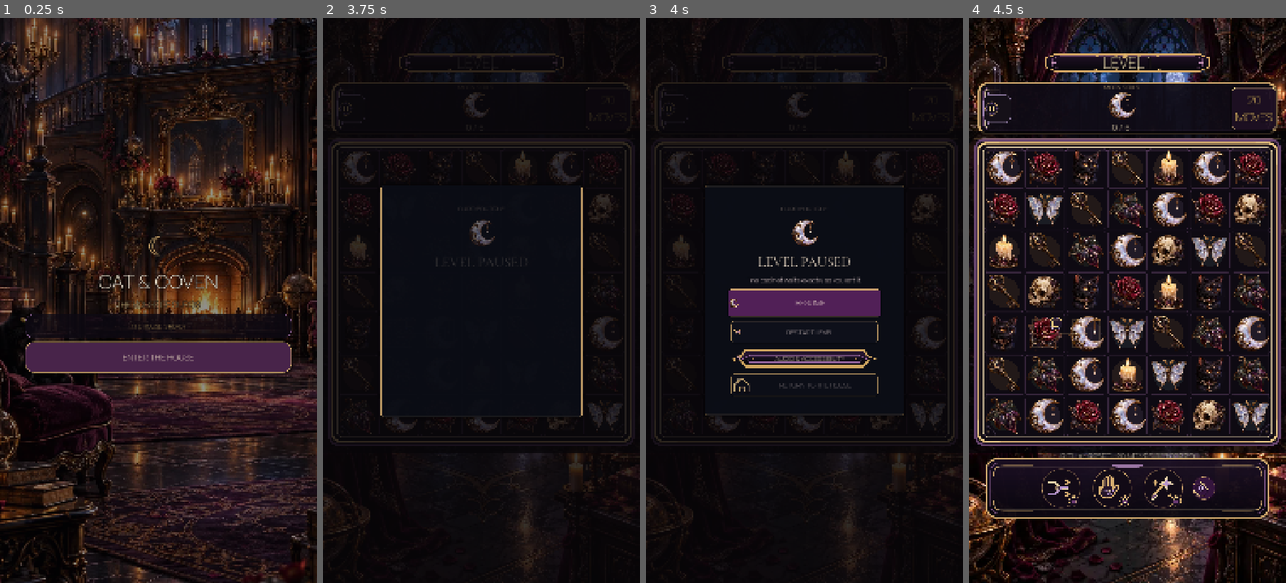
Above: before the commit, frames 1-4 (left to right).
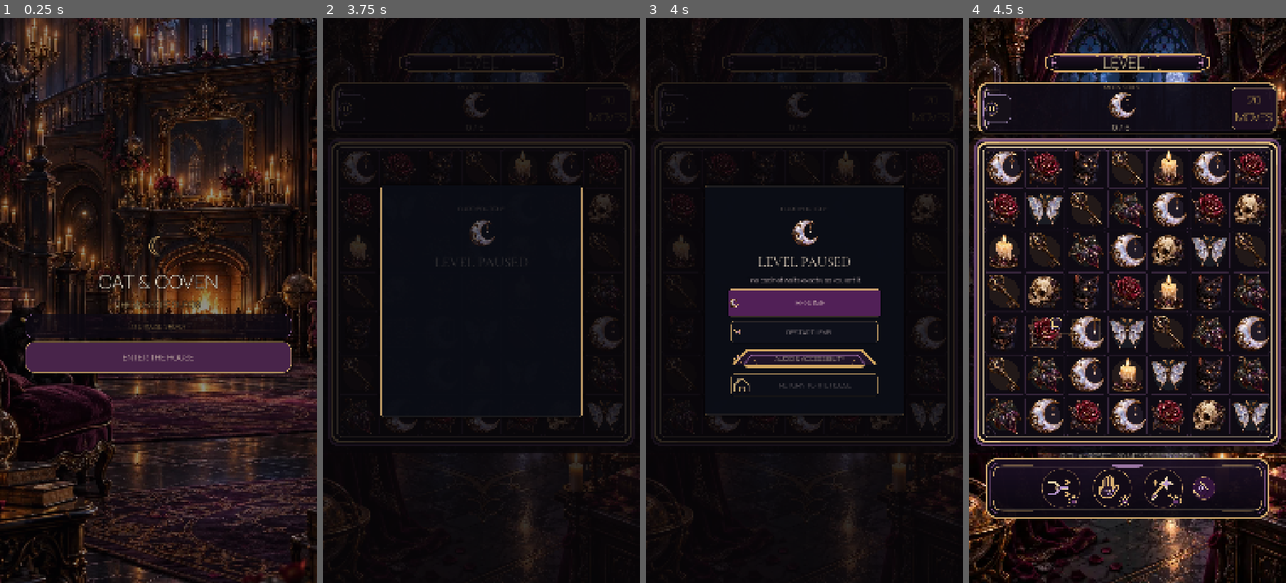
Above: after the commit, the same moments.

Repository: Jay-prodesign/akilta-match3
Game: Godot game, scene res://src/app/app_bootstrap.tscn
Two runs of this game, one before a commit and one after it. Both use one fixed random seed, a clock stepped at 60 frames per second and the inputs below.
Inputs (mouse positions are in pixels of both pictures, inside the frame that each line leads up to):
- Up to frame 1 (0.25 s): no input
- Up to frame 2 (3.75 s): click "ENTER THE HOUSE" at 0.5 s; click "PLAY LEVEL 1" at 1.25 s; click "1" at 2 s; click "PLAY" at 2.75 s; click (351, 108) at 3.5 s
- Up to frame 3 (4 s): no input
- Up to frame 4 (4.5 s): click "RESTART LEVEL" at 4.25 s

Frames 1-2 are identical in both runs. In frame 3, 0.3% of the frame differs, in the area x 27-73%, y 58-62%; in frame 4, nothing differs.

Commit message:
Use preserved ornamental margins for gameplay modal and action chrome

Diff:
--- a/src/ui/theme/production_chrome.gd
+++ b/src/ui/theme/production_chrome.gd
@@ -9,6 +9,7 @@
 const GAMEPLAY_FRAME_PATH := "res://assets/board/gbl_board_ritual_frame_9s_base_v01.png"
 const GAMEPLAY_HUD_FRAME_PATH := "res://assets/ui/gameplay/hud_objective_frame_v01.svg"
 const GAMEPLAY_PAUSE_FRAME_PATH := "res://assets/ui/gameplay/pause_modal_frame_v01.svg"
+const GAMEPLAY_REWARD_FRAME_PATH := "res://assets/ui/gameplay/reward_modal_frame_v01.svg"
 const GAMEPLAY_BOOSTER_TRAY_PATH := "res://assets/ui/gameplay/booster_tray_frame_v02.svg"
 const GAMEPLAY_LEVEL_PLAQUE_PATH := "res://assets/ui/gameplay/level_plaque_v01.svg"
 const GAMEPLAY_PRIMARY_ACTION_PATH := "res://assets/ui/gameplay/action_primary_bevel_v01.svg"
@@ -20,6 +21,7 @@
 static var _gameplay_shell: StyleBoxTexture
 static var _gameplay_hud_frame: StyleBoxTexture
 static var _gameplay_pause_frame: StyleBoxTexture
+static var _gameplay_reward_frame: StyleBoxTexture
 static var _secondary_panel: StyleBoxTexture
 static var _gameplay_booster_tray: StyleBoxTexture
 static var _gameplay_level_plaque: StyleBoxTexture
@@ -263,24 +265,24 @@
 
 static func gameplay_primary_action() -> StyleBoxTexture:
 	if _gameplay_primary_action == null:
-		_gameplay_primary_action = _style(8.0, 34.0, GAMEPLAY_PRIMARY_ACTION_PATH)
+		_gameplay_primary_action = _style(10.0, 58.0, GAMEPLAY_PRIMARY_ACTION_PATH)
 	return _gameplay_primary_action
 
 static func gameplay_primary_action_pressed() -> StyleBoxTexture:
 	if _gameplay_primary_action_pressed == null:
-		_gameplay_primary_action_pressed = _style(8.0, 34.0, GAMEPLAY_PRIMARY_ACTION_PATH)
+		_gameplay_primary_action_pressed = _style(10.0, 58.0, GAMEPLAY_PRIMARY_ACTION_PATH)
 		if _gameplay_primary_action_pressed != null:
 			_gameplay_primary_action_pressed.modulate_color = Color(0.80, 0.72, 0.86, 0.96)
 	return _gameplay_primary_action_pressed
 
 static func gameplay_utility_action() -> StyleBoxTexture:
 	if _gameplay_utility_action == null:
-		_gameplay_utility_action = _style(7.0, 32.0, GAMEPLAY_UTILITY_ACTION_PATH)
+		_gameplay_utility_action = _style(8.0, 56.0, GAMEPLAY_UTILITY_ACTION_PATH)
 	return _gameplay_utility_action
 
 static func gameplay_utility_action_pressed() -> StyleBoxTexture:
 	if _gameplay_utility_action_pressed == null:
-		_gameplay_utility_action_pressed = _style(7.0, 32.0, GAMEPLAY_UTILITY_ACTION_PATH)
+		_gameplay_utility_action_pressed = _style(8.0, 56.0, GAMEPLAY_UTILITY_ACTION_PATH)
 		if _gameplay_utility_action_pressed != null:
 			_gameplay_utility_action_pressed.modulate_color = Color(0.76, 0.70, 0.82, 0.94)
 	return _gameplay_utility_action_pressed
@@ -302,9 +304,25 @@
 	button.set_meta("production_chrome_kind", "action_" + hierarchy + "_gameplay_" + role)
 	return true
 
+static func gameplay_reward_frame() -> StyleBoxTexture:
+	if _gameplay_reward_frame == null:
+		_gameplay_reward_frame = _style(34.0, 110.0, GAMEPLAY_REWARD_FRAME_PATH)
+	return _gameplay_reward_frame
+
+static func apply_gameplay_reward_modal(panel: Control) -> bool:
+	if panel == null:
+		return false
+	var style := gameplay_reward_frame()
+	if style == null:
+		return false
+	panel.add_theme_stylebox_override("panel", style)
+	panel.set_meta("production_chrome_asset", GAMEPLAY_REWARD_FRAME_PATH)
+	panel.set_meta("production_chrome_kind", "gameplay_reward_modal")
+	return true
+
 static func gameplay_pause_frame() -> StyleBoxTexture:
 	if _gameplay_pause_frame == null:
-		_gameplay_pause_frame = _style(30.0, 78.0, GAMEPLAY_PAUSE_FRAME_PATH)
+		_gameplay_pause_frame = _style(30.0, 108.0, GAMEPLAY_PAUSE_FRAME_PATH)
 	return _gameplay_pause_frame
 
 static func apply_gameplay_pause_modal(panel: Control) -> bool:
